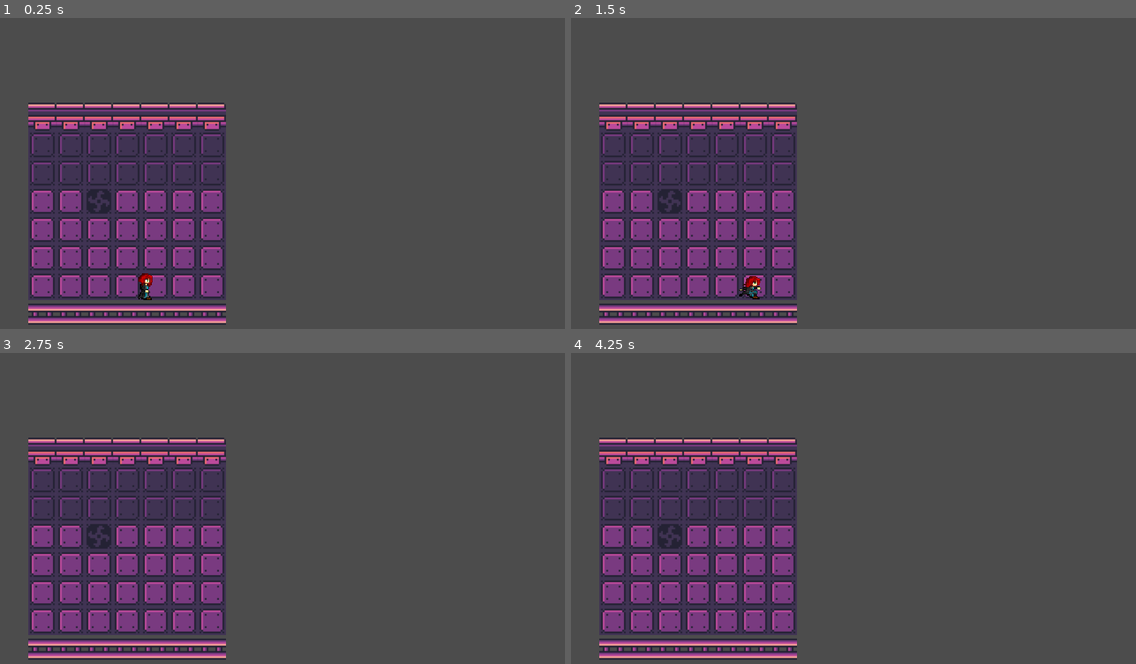
Above: before the commit, frames 1-4 (two rows, left to right).
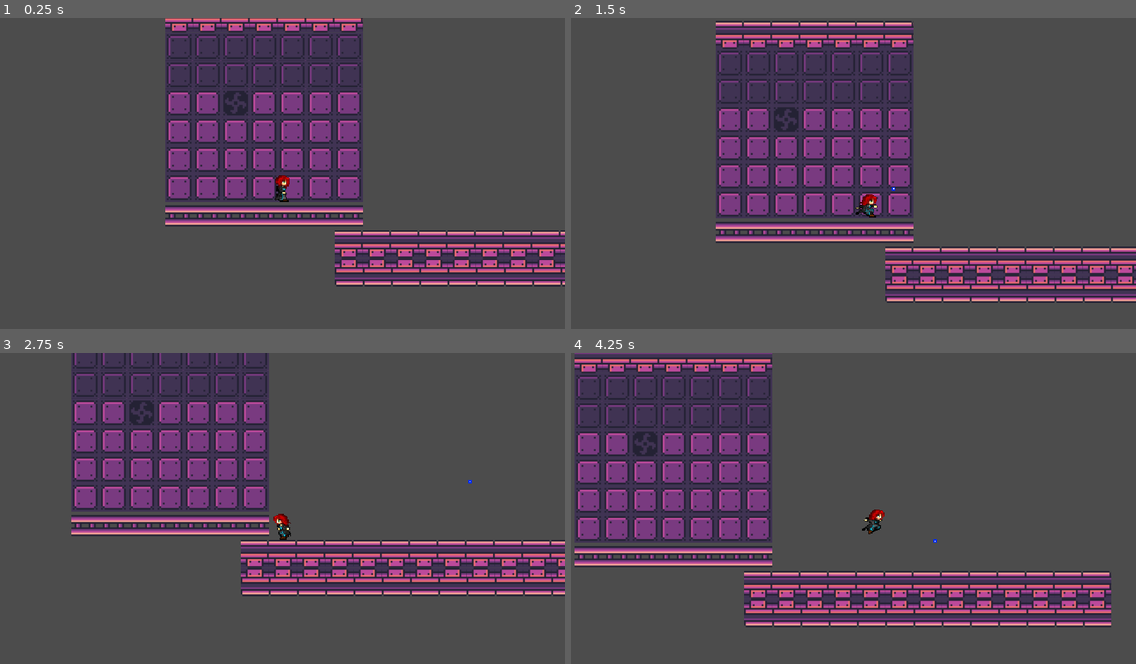
Above: after the commit, the same moments.

Repository: David-Ochoa/ProyectoBomba
Game: Godot game, scene res://escenas/test.tscn
Same seed, same stepped clock (60 frames per second), same inputs: the game is played once before the commit and once after it. The project has no main scene, so this scene is started directly.
Inputs:
- Up to frame 1 (0.25 s): no input
- Up to frame 2 (1.5 s): tap Enter (ui_accept) at 0.5 s; hold Right (move_right) from 0.53 s (still down); tap S (attack) at 0.6, 1.35 s; tap W (jump) at 0.77 s
- Up to frame 3 (2.75 s): tap W (jump) at 1.52 s; release Right (move_right) at 2.03 s; hold Left (move_left) from 2.03 s (still down); tap S (attack) at 2.1 s
- Up to frame 4 (4.25 s): release Left (move_left) at 2.78 s; hold Right (move_right) from 2.78 s (still down); tap S (attack) at 2.85, 3.6 s; tap W (jump) at 3.02, 3.77 s

The runs differ from the first frame. In frame 1, 49% of the frame differs, in the area x 5-100%, y 0-99%; in frame 2, 48%; in frame 3, 44%; in frame 4, 42%.

Commit message:
Se agrega camara y disparos

Diff:
--- a/escenas/test.tscn
+++ b/escenas/test.tscn
@@ -9,7 +9,7 @@
 tile_set = ExtResource( 1 )
 cell_size = Vector2( 32, 32 )
 format = 1
-tile_data = PoolIntArray( 196609, 0, 1, 196610, 0, 1, 196611 …(918 unchanged characters)… 655365, 0, 6, 655366, 0, 6, 655367, 0, 6 )
+tile_data = PoolIntArray( 196609, 0, 1, 196610, 0, 1, 196611 …(918 unchanged characters)… 655365, 0, 6, 655366, 0, 6, 655367, 0, 6, 720903, 0, 1, 720904, 0, 1, 720905, 0, 1, 720906, 0, 1, 720907, 0, 1, 720908, 0, 1, 720909, 0, 1, 720910, 0, 1, 720911, 0, 1, 720912, 0, 1, 720913, 0, 1, 720914, 0, 1, 720915, 0, 1, 786439, 1610612736, 1, 786440, 1610612736, 1, 786441, 1610612736, 1, 786442, 1610612736, 1, 786443, 1610612736, 1, 786444, 1610612736, 1, 786445, 1610612736, 1, 786446, 1610612736, 1, 786447, 1610612736, 1, 786448, 1610612736, 1, 786449, 1610612736, 1, 786450, 1610612736, 1, 786451, 1610612736, 1 )
 
 [node name="Jugador" parent="." instance=ExtResource( 2 )]
 position = Vector2( 165.05, 302.381 )
--- a/personajes/Jugador.gd
+++ b/personajes/Jugador.gd
@@ -10,8 +10,11 @@
 onready var sprite = $Sprite
 onready var animation_tree = $AnimationTree
 onready var playBack = animation_tree.get("parameters/playback");
+onready var disparo = $Sprite/Disparo
+var balas = preload("res://personajes/armas/Bala.tscn")
 
 func _physics_process(delta):
+	var root_scene =  get_tree().current_scene
 	var current_state = playBack.get_current_node()
 	if current_state != "Morir":
 		# Apply gravity
@@ -34,6 +37,10 @@
 				target_speed += 1
 		if Input.is_action_just_pressed("attack"):
 			is_attacking = true
+			var bala = balas.instance()
+			root_scene.add_child(bala)
+			bala.position = disparo.global_position
+			bala.shoot(sprite.scale.x)
 		if Input.is_action_just_pressed("jump") && on_floor:
 			linear_vel.y -=JUMP_SPEED
 
--- a/personajes/Jugador.tscn
+++ b/personajes/Jugador.tscn
@@ -197,6 +197,9 @@
 hframes = 36
 frame = 36
 
+[node name="Disparo" type="Position2D" parent="Sprite"]
+position = Vector2( 17, 0 )
+
 [node name="AnimationPlayer" type="AnimationPlayer" parent="."]
 anims/atacar = SubResource( 2 )
 anims/aterrizar = SubResource( 3 )
@@ -217,3 +220,7 @@
 parameters/conditions/IsMoving = false
 parameters/conditions/NotIsJumping = false
 parameters/conditions/NotIsMoving = true
+
+[node name="Camera2D" type="Camera2D" parent="."]
+current = true
+smoothing_enabled = true
--- /dev/null
+++ b/personajes/armas/Bala.gd
@@ -0,0 +1,26 @@
+extends Node2D
+
+onready var tween = $Tween
+onready var area = $Area2D
+# Called when the node enters the scene tree for the first time.
+func _ready():
+	tween.connect("tween_all_completed", self, "finished_tween")
+	area.connect("body_entered", self, "on_collision")
+	pass # Replace with function body.
+
+func shoot(looking_at):
+	var new_pos = Vector2(global_position.x + (300 * looking_at), global_position.y)
+	tween.interpolate_property($".", "position",
+		position, new_pos , 1.5,
+		Tween.TRANS_LINEAR, Tween.EASE_IN_OUT)
+	tween.start()
+	print(global_position, new_pos)
+
+func finished_tween():
+	queue_free()
+
+func on_collision(body):
+	if("call_hit" in body):
+		body.call_hit
+	tween.stop_all()
+	queue_free()
--- /dev/null
+++ b/personajes/armas/Bala.tscn
@@ -0,0 +1,23 @@
+[gd_scene load_steps=4 format=2]
+
+[ext_resource path="res://personajes/armas/bala.png" type="Texture" id=1]
+[ext_resource path="res://personajes/armas/Bala.gd" type="Script" id=2]
+
+[sub_resource type="RectangleShape2D" id=1]
+extents = Vector2( 2, 2 )
+
+[node name="Bala" type="Node2D"]
+script = ExtResource( 2 )
+
+[node name="Sprite" type="Sprite" parent="."]
+texture = ExtResource( 1 )
+
+[node name="CPUParticles2D" type="CPUParticles2D" parent="."]
+gravity = Vector2( 0, 0 )
+
+[node name="Tween" type="Tween" parent="."]
+
+[node name="Area2D" type="Area2D" parent="."]
+
+[node name="CollisionShape2D" type="CollisionShape2D" parent="Area2D"]
+shape = SubResource( 1 )
Binary file added: personajes/armas/bala.png
Not shown, added: personajes/armas/bala.png.import
